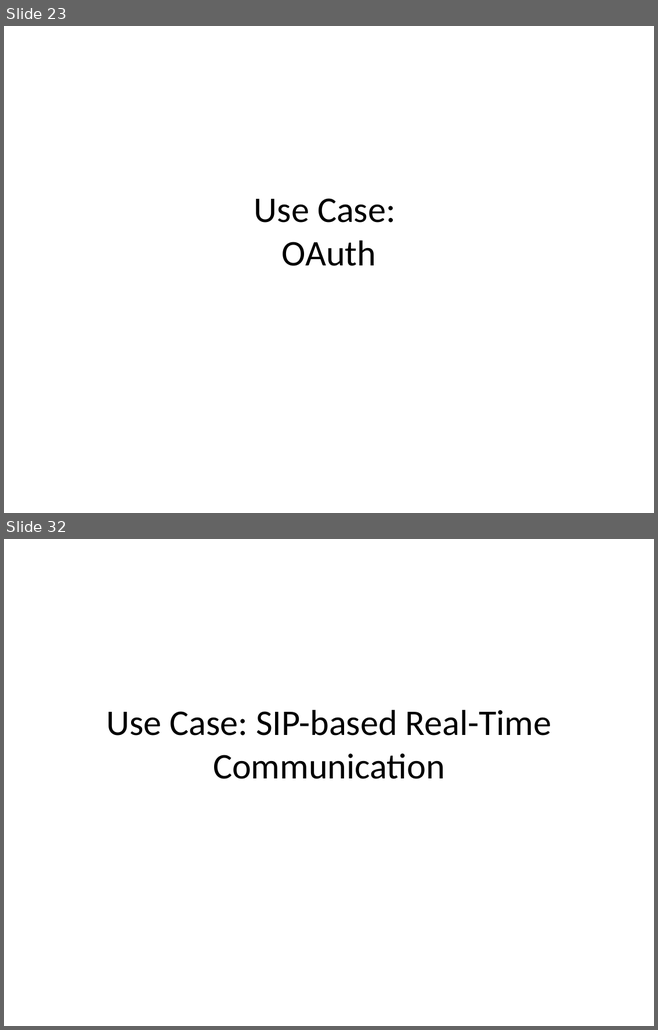
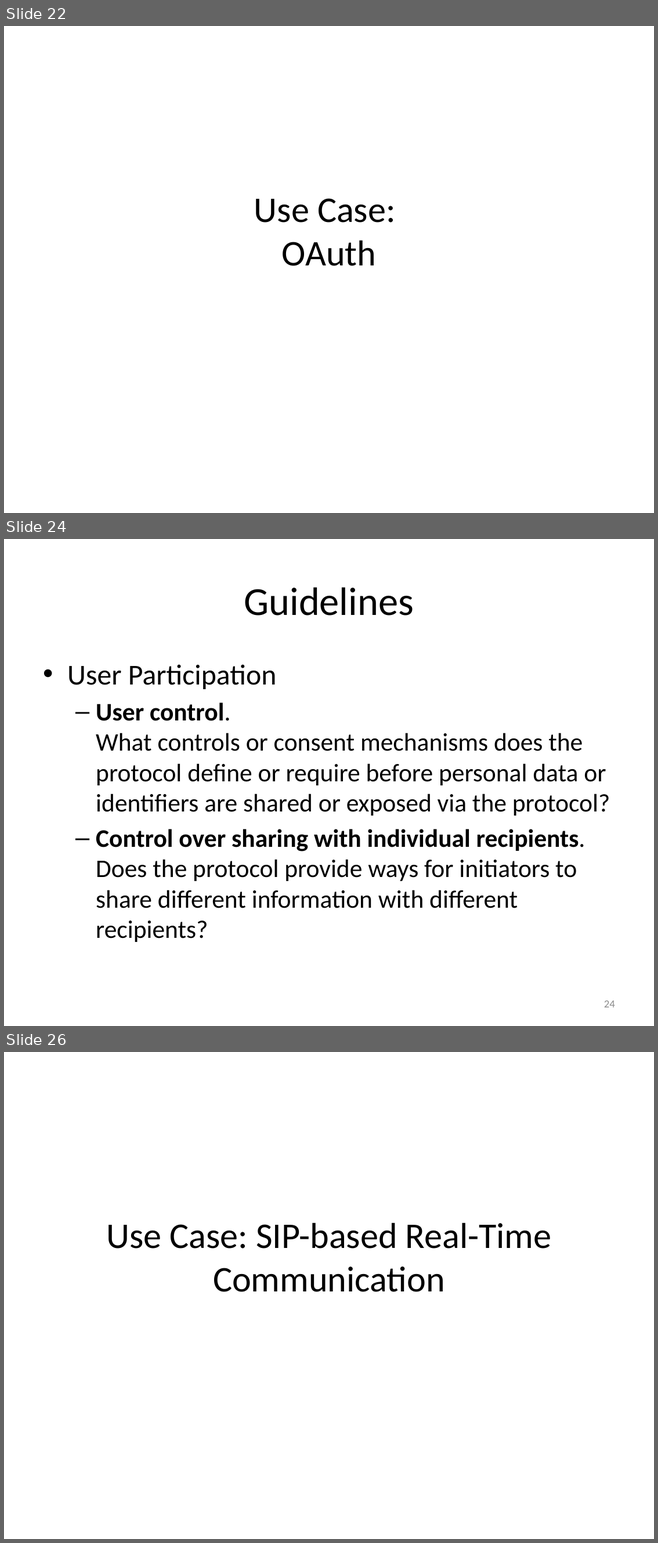
Before and after one commit to hannestschofenig/tschofenig-ids, a slide deck: PrivacyTutorial/iab-privacy-considerations.pptx. Shown one above the other, each under a label of ours: slides 23 and 32 before the commit, slides 22, 24 and 26 after it; the slides between them are not shown. The pictures are 658x1030 and 658x1543 pixels, drawn with LibreOffice and Linux fonts; fonts in the diff are those of the drawing. Boxes give left, top, right and bottom in pixels: in the first picture for what was removed or moved away, otherwise in the second. Text is boxed around its words. In the diff, an @@ line names an element or a change of style, - is before the commit and + after.

```diff
--- a/PrivacyTutorial/iab-privacy-considerations.pptx
+++ b/PrivacyTutorial/iab-privacy-considerations.pptx
@@ slide 24 added at [4,539,654,1026], background #FFFFFF @@
@@ title added at [244,587,413,616], 44 pt, text #000000 @@
+Guidelines
@@ text added at [67,664,610,942], 28 pt, text #000000 @@
+• User Participation
+  – User control.
+    What controls or consent mechanisms does the protocol define or require before personal data or identifiers are shared or exposed via the protocol?
+  – Control over sharing with individual recipients. Does the protocol provide ways for initiators to share different information with different recipients?
@@ page number added at [604,1001,615,1008], 12 pt, text #8C8C8C @@
+24
@@ what was slide 23 is now slide 22 @@
@@ what was slide 32 is now slide 26 @@
```
Also in this commit, not shown: 5 slides changed, 3 other slides added, 20 slides removed.
